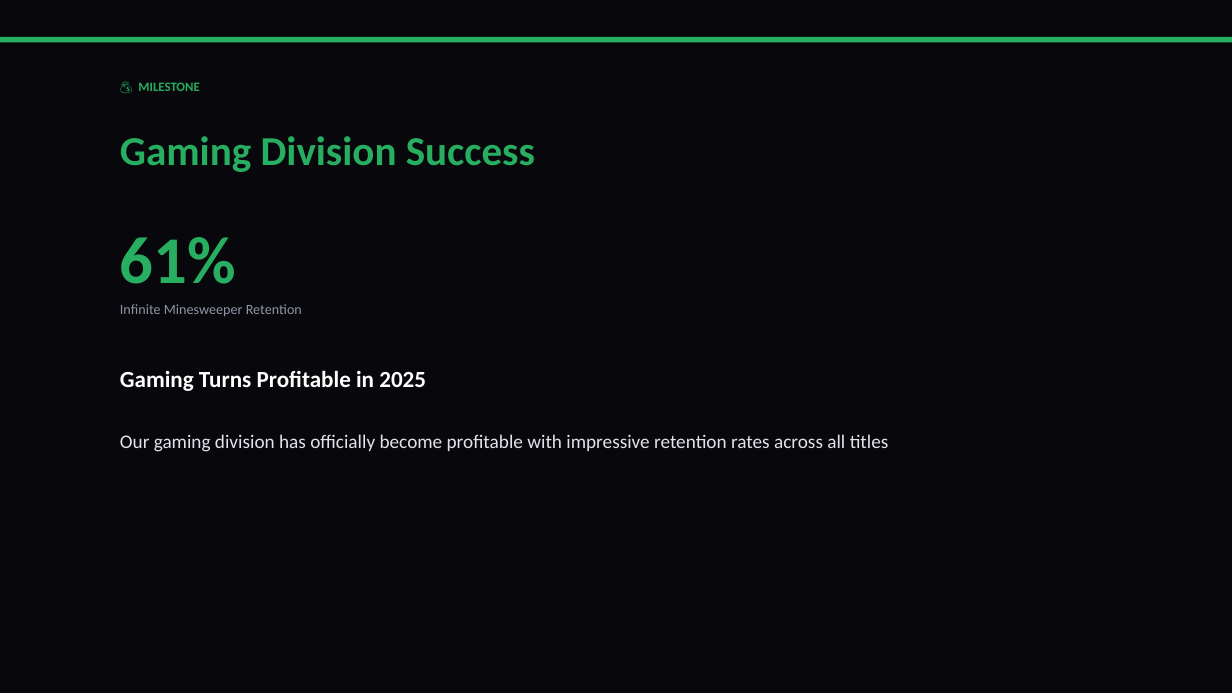
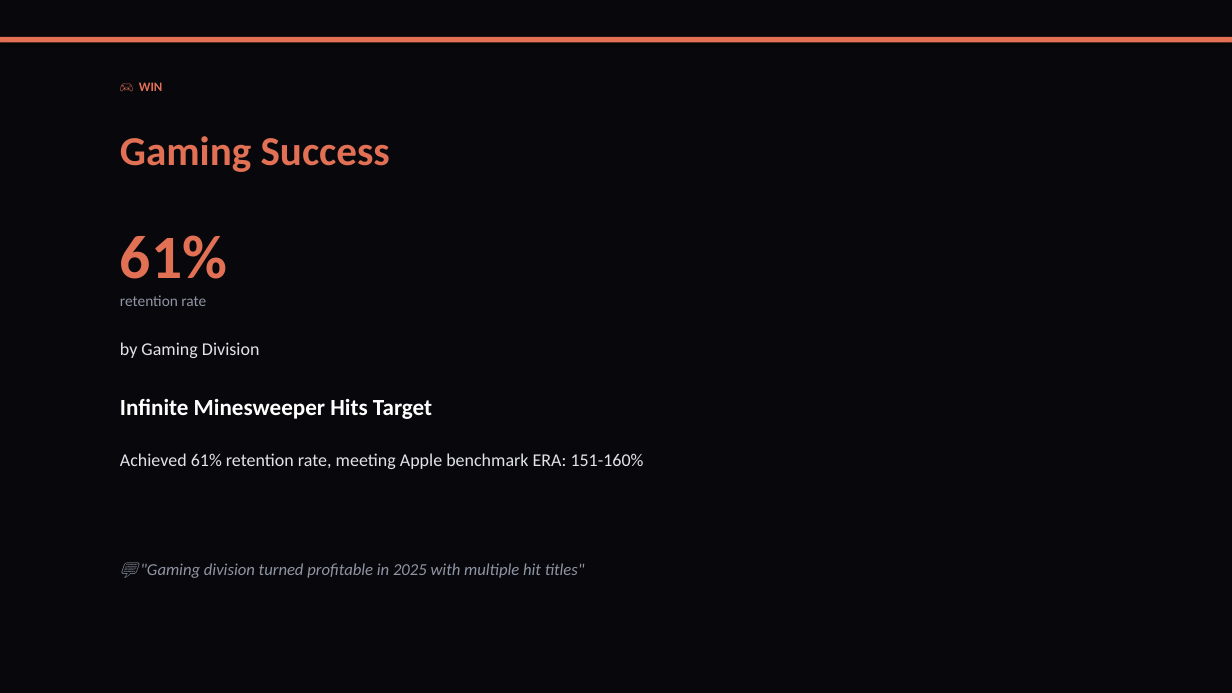
Before and after one commit to liliyagarifullina-maker/appodeal-pulse, a slide deck: slide 15 of data/archive/pulse_2026-03-12.pptx (slide 16 before the commit). Drawn at 1232x693 pixels with LibreOffice and Linux fonts; fonts in the diff are those of the drawing. Boxes give left, top, right and bottom in pixels: in the first picture for what was removed or moved away, otherwise in the second. Text is boxed around its words. In the diff, an @@ line names an element or a change of style, - is before the commit and + after.

```diff
--- a/data/archive/pulse_2026-03-12.pptx
+++ b/data/archive/pulse_2026-03-12.pptx
@@ rectangle at (x1=0, y1=37, x2=1232, y2=43): fill #27AE60 to #E17055 @@
@@ text at (x1=139, y1=82, x2=162, y2=91): text changed; text colour #27AE60 to #E17055 @@
-💰 MILESTONE
+🎮 WIN
@@ text at (x1=120, y1=136, x2=390, y2=172): text changed; text colour #27AE60 to #E17055 @@
-Gaming Division Success
+Gaming Success
@@ text "61%" at (x1=120, y1=235, x2=227, y2=279): size 52 to 48 pt, text colour #27AE60 to #E17055 @@
@@ text at (x1=120, y1=295, x2=206, y2=306): text changed; size 11 to 12 pt @@
-Infinite Minesweeper Retention
+retention rate
@@ text at (x1=120, y1=342, x2=260, y2=358): text changed; size 18 to 14 pt; text colour #FFFFFF to #E2E2EA; bold off @@
-Gaming Turns Profitable in 2025
+by Gaming Division
@@ text added at (x1=120, y1=399, x2=432, y2=419), 18 pt, text #FFFFFF, bold @@
+Infinite Minesweeper Hits Target
@@ text added at (x1=120, y1=453, x2=644, y2=469), 14 pt, text #E2E2EA @@
+Achieved 61% retention rate, meeting Apple benchmark ERA: 151-160%
@@ text at (x1=140, y1=563, x2=585, y2=578): text changed; size 15 to 13 pt; text colour #E2E2EA to #8F95A3; italic on @@
-Our gaming division has officially become profitable with impressive retention rates across all titles
+💬 "Gaming division turned profitable in 2025 with multiple hit titles"
```
Also in this commit, not shown: 12 other slides changed, 4 slides added, 5 slides removed, 2 other files.
